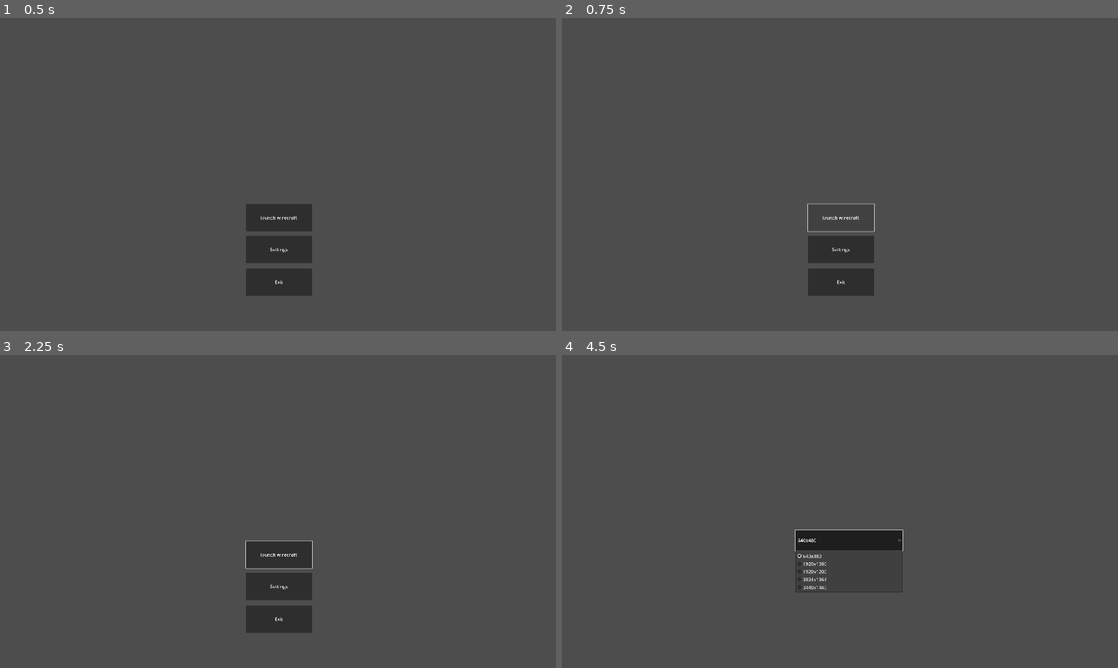
Above: before the commit, frames 1-4 (two rows, left to right).
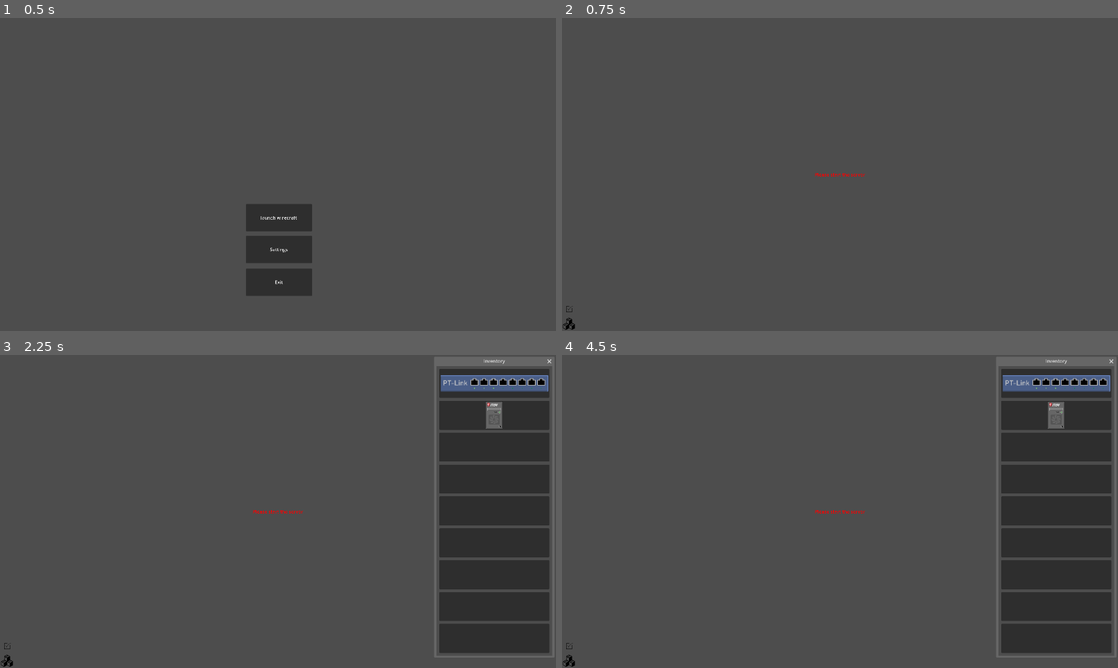
Above: after the commit, the same moments.

Repository: wirecraft-team/wirecraft
Game: Godot game, scene res://scenes/Menu.tscn
Two runs of this game, one before a commit and one after it. Both use one fixed random seed, a clock stepped at 60 frames per second and the inputs below.
Inputs (mouse positions are in pixels of both pictures, inside the frame that each line leads up to; where the layout moved, square brackets give the same spot in the first picture):
- Up to frame 1 (0.5 s): no input
- Up to frame 2 (0.75 s): click "launch wirecraft" at 0.5 s
- Up to frame 3 (2.25 s): click (278, 555) at 1.25 s, where only the run before the commit has a clickable "launch wirecraft"; click (5, 661) at 2.02 s
- Up to frame 4 (4.5 s): click (1056, 383) [840, 555] at 2.75 s; click (1056, 414) [840, 586] at 3.5 s; click (851, 539) at 4.25 s, where only the run before the commit has a clickable "640x480"

Frame 1 is identical in both runs. In frame 2, 2.2% of the frame differs, in the area x 0-57%, y 49-100%; in frame 3, 21%, in the area x 0-100%, y 0-100%; in frame 4, 19%.

Commit message:
fix(godot): uid fail

Diff:
--- a/godot/scenes/Game.tscn
+++ b/godot/scenes/Game.tscn
@@ -1,11 +1,13 @@
-[gd_scene load_steps=8 format=3 uid="uid://wthmy25ja53i"]
-
-[ext_resource type="Script" uid="uid://xoknux2anugx" path="res://scripts/camera.gd" id="1_bfat1"]
+[gd_scene load_steps=10 format=3 uid="uid://wthmy25ja53i"]
+
+[ext_resource type="Script" uid="uid://bg2dis4o5gwcs" path="res://scripts/camera.gd" id="1_bfat1"]
 [ext_resource type="Script" path="res://scripts/cable_controller.gd" id="3_aycay"]
-[ext_resource type="Script" path="res://scripts/device_controller.gd" id="3_yc75h"]
+[ext_resource type="Script" uid="uid://byesf7mk38tl" path="res://scripts/device_controller.gd" id="3_yc75h"]
 [ext_resource type="Script" path="res://scripts/ui.gd" id="6_kac4m"]
 [ext_resource type="Texture2D" uid="uid://cwgl6oq7d1yw1" path="res://assets/inventory.png" id="6_tacyi"]
+[ext_resource type="Texture2D" uid="uid://btghaq4rnl1a8" path="res://assets/PT-Link-1.png" id="7_g4kob"]
 [ext_resource type="Texture2D" uid="uid://jqr6dy6nw7uv" path="res://assets/task.png" id="8_400sg"]
+[ext_resource type="Texture2D" uid="uid://dhtj8x5akisiy" path="res://assets/PC-1.png" id="8_qy1jj"]
 [ext_resource type="Script" path="res://scripts/ws.gd" id="9_dv77h"]
 
 [node name="Control" type="Control"]
@@ -66,7 +68,7 @@
 offset_right = 190.0
 offset_bottom = 110.0
 grow_horizontal = 2
-icon = ExtResource("7_400sg")
+icon = ExtResource("7_g4kob")
 icon_alignment = 1
 expand_icon = true
 
@@ -80,7 +82,7 @@
 offset_right = 190.0
 offset_bottom = 220.0
 grow_horizontal = 2
-icon = ExtResource("8_g4kob")
+icon = ExtResource("8_qy1jj")
 icon_alignment = 1
 expand_icon = true
 
